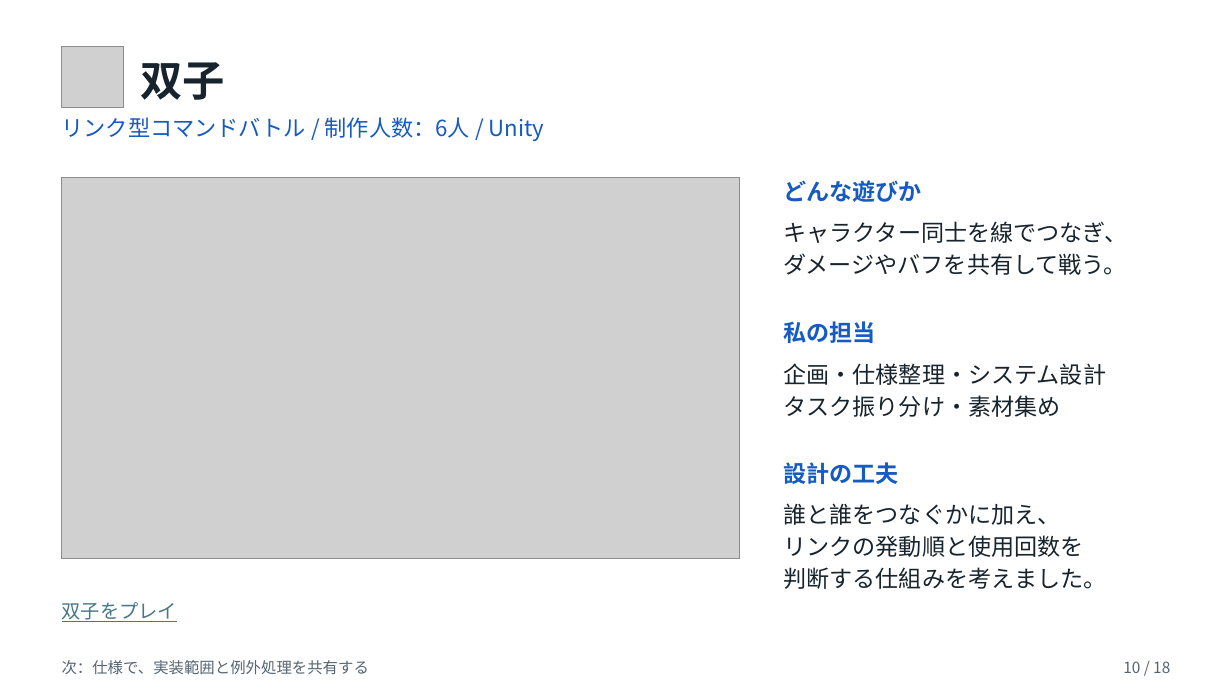
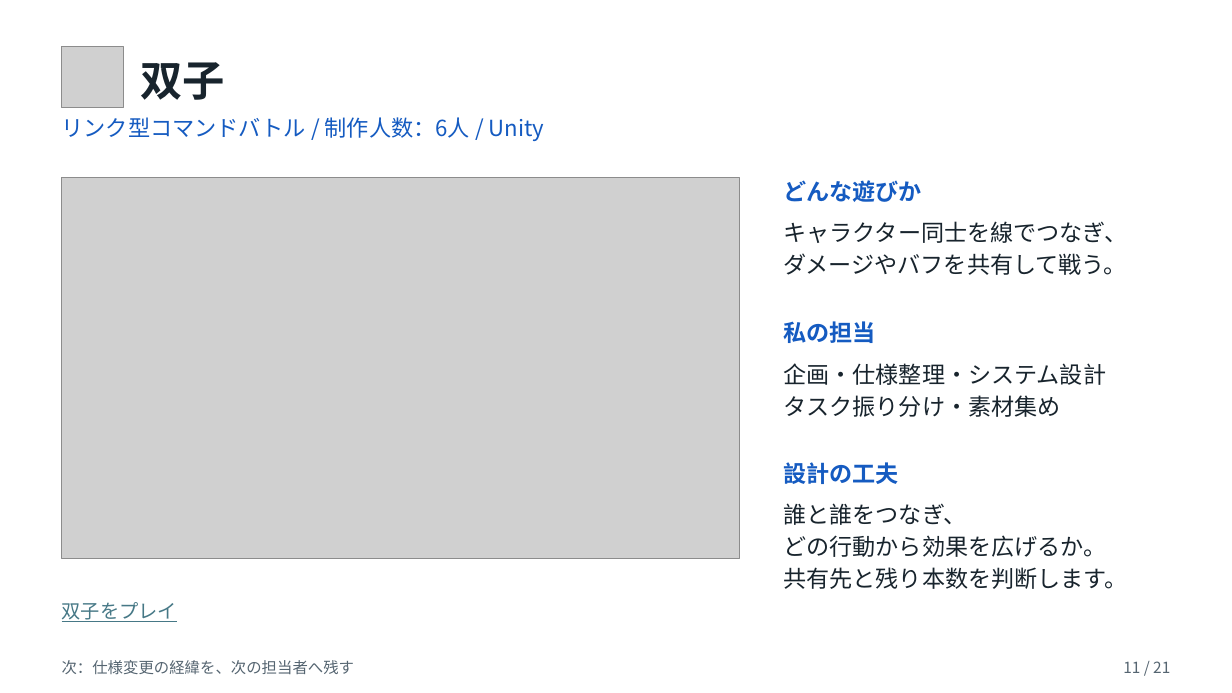
Before and after one commit to kuon-haruto/portfolio, a slide deck: slide 11 of documents/portfolio/島本善太_ポートフォリオ.pptx (slide 10 before the commit). Drawn at 1232x693 pixels with LibreOffice and Linux fonts; fonts in the diff are those of the drawing; grey boxes stand for pictures. Boxes give left, top, right and bottom in pixels: in the first picture for what was removed or moved away, otherwise in the second. Text is boxed around its words. In the diff, an @@ line names an element or a change of style, - is before the commit and + after.

```diff
--- a/documents/portfolio/島本善太_ポートフォリオ.pptx
+++ b/documents/portfolio/島本善太_ポートフォリオ.pptx
@@ text at box(783, 503, 1127, 589): text changed @@
-誰と誰をつなぐかに加え、
-リンクの発動順と使用回数を
-判断する仕組みを考えました。
+誰と誰をつなぎ、
+どの行動から効果を広げるか。
+共有先と残り本数を判断します。
@@ text at box(62, 660, 355, 675): text changed @@
-次：仕様で、実装範囲と例外処理を共有する
+次：仕様変更の経緯を、次の担当者へ残す
@@ text at box(1123, 661, 1170, 673): text changed @@
-10 / 18
+11 / 21
```
Also in this commit, not shown: 17 other slides changed, 3 slides added, 3 other files.
